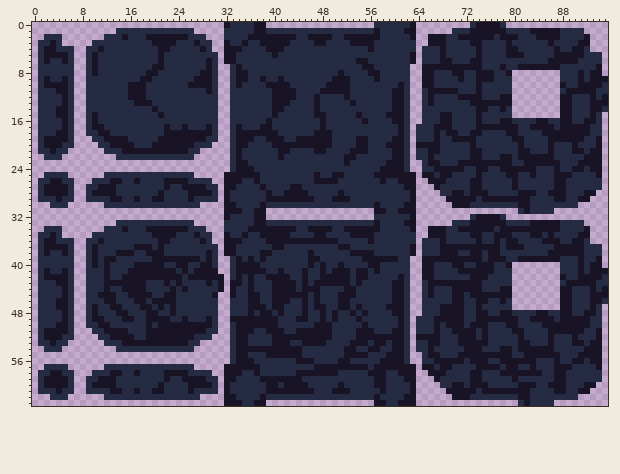
A pixel-art file gets an edit: resources/rock.aseprite. The first picture shows the starting point.
96x64 pixels, 1 frame.
Once edited:
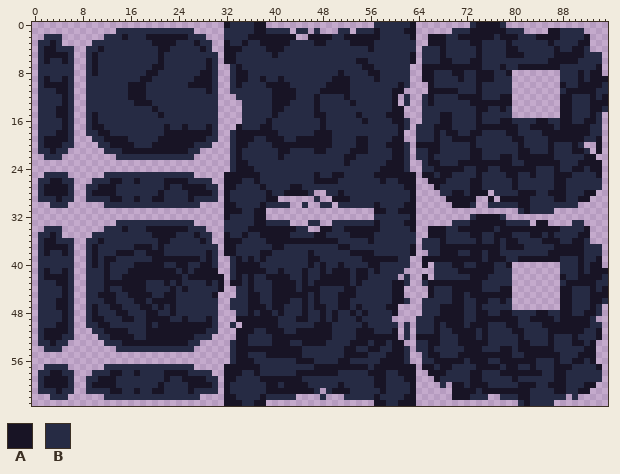
Palette (. is transparent): A #181425  B #262b44
Edits made:
y 1: x 43 B -> .; x 46 B -> .; x 48..50 BBB -> ...; x 53 B -> .; x 82..85 BAAA -> ....
y 2: x 44..45 BB -> ..
y 10: x 65 A -> .
y 11: x 62 B -> .; x 65 B -> .
y 12: x 33 B -> .; x 61 A -> .
y 13: x 33..34 BB -> ..; x 61 A -> .
y 14..15: x 33..34 BB -> ..; x 62 B -> .
y 16: x 33..34 BB -> ..
y 17: x 33 B -> .
y 18..19: x 62 B -> .
y 20: x 92..93 BB -> ..
y 21: x 93 A -> .
y 22: x 94 A -> .
y 28: x 47..48 BB -> ..; x 76 B -> .
y 29: x 41..46 AAAAAA -> ......; x 48..49 BB -> ..; x 74..75 BA -> ..; x 77 A -> .
y 30: x 43..44 BB -> ..; x 46..47 BB -> ..; x 50 B -> .; x 74..75 BB -> ..
y 33: x 43..45 BBB -> ...; x 48..49 BB -> ..; x 83 A -> .; x 86..89 AABB -> ....
y 34: x 46..47 AA -> ..
y 38: x 65 B -> .
y 40: x 66 A -> .
y 41: x 62 B -> .; x 65..66 AA -> ..
y 42: x 61 A -> .; x 66 A -> .
y 44..45: x 33 A -> .; x 62 B -> .; x 65 B -> .
y 47: x 61..62 AB -> ..
y 48: x 33 B -> .; x 61..62 AB -> ..
y 49: x 33 A -> .; x 60..62 BAB -> ...; x 94 B -> .
y 50: x 34 A -> .; x 61 A -> .
y 51..52: x 33 B -> .; x 61 A -> .
y 53: x 62 B -> .; x 94 A -> .
y 54..56: x 94 A -> .
y 60: x 69 B -> .
y 61: x 48 B -> .; x 69 A -> .
y 62: x 44..47 BBBB -> ....; x 49..51 BBB -> ...; x 76..77 BB -> ..; x 89 B -> .
